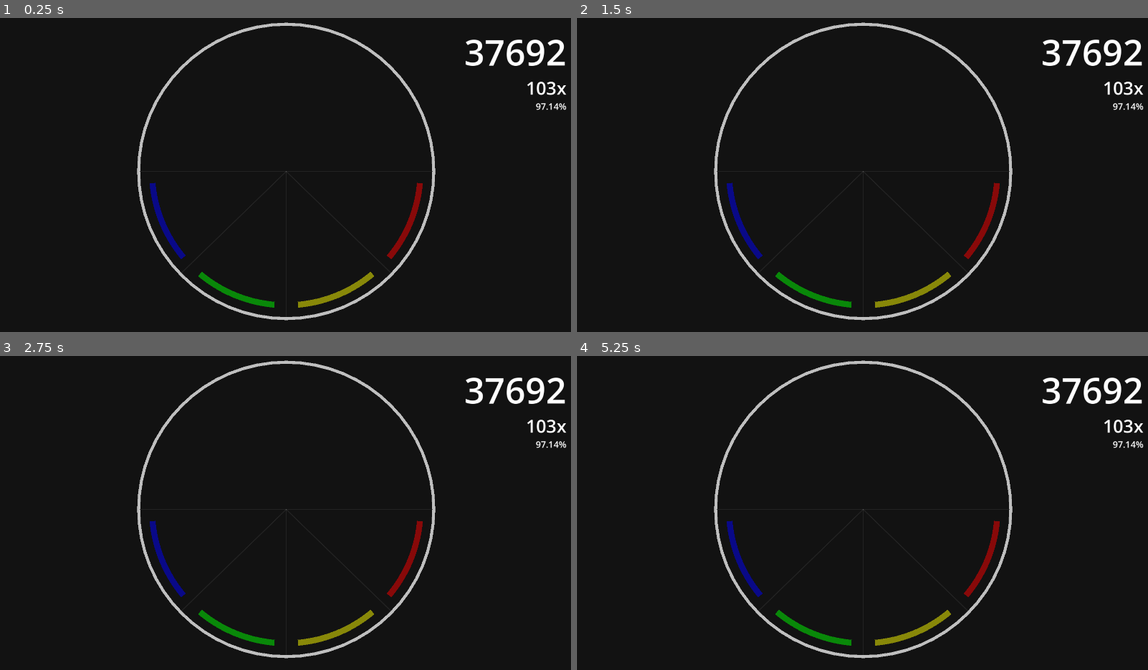
Above: before the commit, frames 1-4 (two rows, left to right).
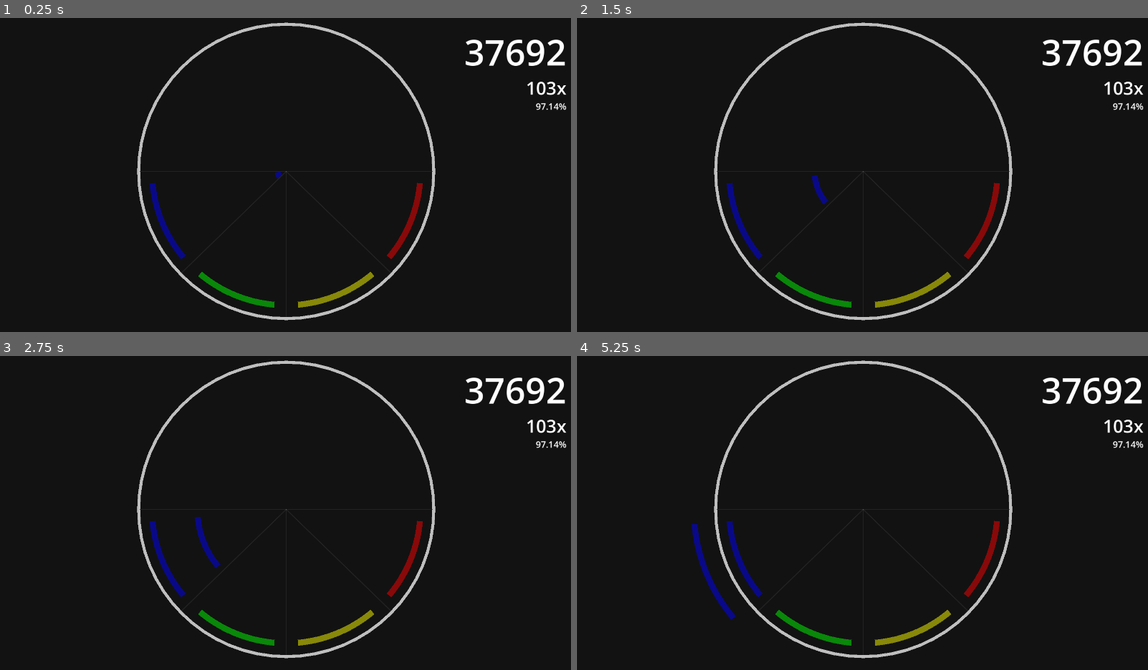
Above: after the commit, the same moments.

Repository: NishTheFish-dev/godot-rhythm-game-test
Game: Godot game, scene res://Main/main.tscn
Two runs of this game, one before a commit and one after it. Both use one fixed random seed, a clock stepped at 60 frames per second and the inputs below. This scene is started directly instead of the project's main scene. Sound files missing from this copy of the repository are replaced by a short silence.
Inputs:
- Up to frame 1 (0.25 s): no input
- Up to frame 2 (1.5 s): tap Enter at 0.5 s
- Up to frame 3 (2.75 s): no input
- Up to frame 4 (5.25 s): no input

The runs differ from the first frame. In frame 1, less than 0.1% of the frame differs, in the area x 48-50%, y 48-52%; in frame 2, 0.1%; in frame 3, 0.2%; in frame 4, 0.4%, in the area x 20-28%, y 53-85%.
Error before the commit: Invalid operands 'Nil' and 'float' in operator '<'. (res://Note/note.gd:58)

Commit message:
notemap WIP

Diff:
--- a/Conductor/Conductor.gd
+++ b/Conductor/Conductor.gd
@@ -28,8 +28,6 @@
 	songPositionInBeats = int(songPosition / secPerBeat)
 	spTemp = 0
 	$Music.play()
-
-	$Note.noteBeatmap("one", 5)
 
 	#Debug songPositionInBeats
 	#var timer = Timer.new()
@@ -75,3 +73,9 @@
 	#Debug time delay
 	#print(songPositionInBeats)
 	#print(spTemp)
+#Get beat position for notemap
+func _on_notemap_note_beatmap(beatPos):
+	#Get beat position from conductor class
+	beatPos = songPositionInBeats
+
+	pass # Replace with function body.
--- a/Conductor/Conductor.tscn
+++ b/Conductor/Conductor.tscn
@@ -1,14 +1,11 @@
-[gd_scene load_steps=5 format=3 uid="uid://cekddc2mhatd7"]
+[gd_scene load_steps=4 format=3 uid="uid://cekddc2mhatd7"]
 
 [ext_resource type="Script" path="res://Conductor/Conductor.gd" id="1_31vlk"]
-[ext_resource type="PackedScene" uid="uid://cdjwmy57rt7ln" path="res://Note/note.tscn" id="2_5cmij"]
 [ext_resource type="AudioStream" uid="uid://dtuigocttxsdi" path="res://Music/crystallized.mp3" id="2_18mex"]
 [ext_resource type="AudioStream" uid="uid://ddwj2b5prhha6" path="res://Music/Tick - Sound Effect (HD).mp3" id="3_itrxk"]
 
 [node name="Conductor" type="Node2D"]
 script = ExtResource("1_31vlk")
-
-[node name="Note" parent="." instance=ExtResource("2_5cmij")]
 
 [node name="Music" type="AudioStreamPlayer" parent="."]
 stream = ExtResource("2_18mex")
--- a/Main/main.tscn
+++ b/Main/main.tscn
@@ -2,12 +2,12 @@
 
 [ext_resource type="PackedScene" uid="uid://bl7fnuc5t8bap" path="res://background/background.tscn" id="1_4dk4m"]
 [ext_resource type="PackedScene" uid="uid://dd3nct0u7shfs" path="res://hud/hud.tscn" id="2_8rbyn"]
-[ext_resource type="PackedScene" uid="uid://cdjwmy57rt7ln" path="res://Note/note.tscn" id="3_kqvgn"]
+[ext_resource type="PackedScene" uid="uid://bgtv73nd0hj24" path="res://Notemap/Notemap.tscn" id="2_jaspi"]
 
 [node name="main" type="Node2D"]
 
 [node name="Background" parent="." instance=ExtResource("1_4dk4m")]
 
-[node name="Note" parent="." instance=ExtResource("3_kqvgn")]
+[node name="Notemap" parent="." instance=ExtResource("2_jaspi")]
 
 [node name="HUD" parent="." instance=ExtResource("2_8rbyn")]
--- a/Note/note.gd
+++ b/Note/note.gd
@@ -1,4 +1,4 @@
-extends "res://Conductor/Conductor.gd"
+extends Node2D
 @export var noteSpeed = 1
 @export var userNoteSpeed = 1.8
 signal test
@@ -20,44 +20,35 @@
 
 # Called when the node enters the scene tree for the first time.
 func _ready():
-	notePlacement(two)
-	await get_tree().create_timer(1.0).timeout
-	notePlacement(three)
-
 	pass # Replace with function body.
 
 func notePlacement(position):
-	match position:
-		"one":
-			notePlaceAndColor = one
-			test.emit()
-		"two":
-			notePlaceAndColor = two
-			test.emit()
-		"three":
-			notePlaceAndColor = three
-			test.emit()
-		"four":
-			notePlaceAndColor = four
-			test.emit()
-
-func noteBeatmap(position, beatPos):
-	notePlacement(position)
-	beatPosition = beatPos
 	pass
 
+#Debug
+#func noteBeatmap(position, beatPos):
+	#notePlacement(position)
+	#beatPosition = beatPos
+	#pass
 
 # Called every frame. 'delta' is the elapsed time since the previous frame.
 func _process(delta):
 	noteSpeed = noteSpeed + userNoteSpeed
+
 	queue_redraw()
-
 
 func _draw():
 	#Note originating at center and moving outward to the hit registration area
-	if (beatPosition < songPositionInBeats - (NOTESPEED + userNoteSpeed)):
-		print(songPositionInBeats)
-		draw_arc(Vector2(960, 540), noteSpeed, notePlaceAndColor[0], notePlaceAndColor[1], 100, notePlaceAndColor[2], 20.0)
+	draw_arc(Vector2(960, 540), noteSpeed, notePlaceAndColor[0], notePlaceAndColor[1], 100, notePlaceAndColor[2], 20.0)
 
-func note() -> void:
-	pass
+#Get note placement for notemap
+func _on_notemap_note_placement(position):
+	match position:
+		"one":
+			notePlaceAndColor = one
+		"two":
+			notePlaceAndColor = two
+		"three":
+			notePlaceAndColor = three
+		"four":
+			notePlaceAndColor = four
--- a/Notemap/Notemap.gd
+++ b/Notemap/Notemap.gd
@@ -1,11 +1,18 @@
 extends Node2D
 
+signal notePlacement(position)
+signal noteBeatmap(beatPos)
 
 # Called when the node enters the scene tree for the first time.
 func _ready():
-	pass # Replace with function body.
+	place_Note("one", 4)
 
 
 # Called every frame. 'delta' is the elapsed time since the previous frame.
 func _process(delta):
 	pass
+
+func place_Note(position, beatPos):
+	notePlacement.emit(position)
+	noteBeatmap.emit(beatPos)
+	pass
--- a/Notemap/Notemap.tscn
+++ b/Notemap/Notemap.tscn
@@ -1,6 +1,15 @@
-[gd_scene load_steps=2 format=3 uid="uid://bgtv73nd0hj24"]
+[gd_scene load_steps=4 format=3 uid="uid://bgtv73nd0hj24"]
 
 [ext_resource type="Script" path="res://Notemap/Notemap.gd" id="1_nnnh3"]
+[ext_resource type="PackedScene" uid="uid://cekddc2mhatd7" path="res://Conductor/Conductor.tscn" id="2_vwv7k"]
+[ext_resource type="PackedScene" uid="uid://cdjwmy57rt7ln" path="res://Note/note.tscn" id="3_xrqic"]
 
 [node name="Notemap" type="Node2D"]
 script = ExtResource("1_nnnh3")
+
+[node name="Conductor" parent="." instance=ExtResource("2_vwv7k")]
+
+[node name="Note" parent="." instance=ExtResource("3_xrqic")]
+
+[connection signal="noteBeatmap" from="." to="Conductor" method="_on_notemap_note_beatmap"]
+[connection signal="notePlacement" from="." to="Note" method="_on_notemap_note_placement"]
